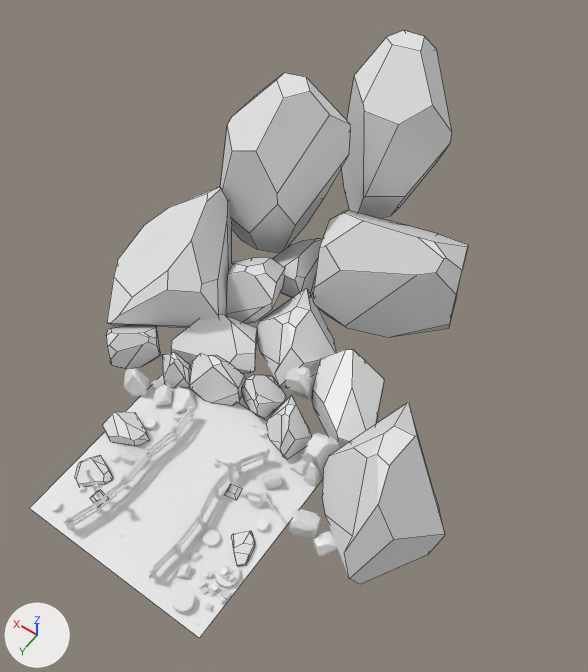
The Blender file 03 - Projects/06 - Portal - Blender - Shader/Blender Files/portal.blend: old version first, new version second.
Rendered twice from a 50 mm camera at (-5.78, 4.63, 13.59) aimed at (-0.3, -3.04, 1.53). Every picture has the same lights, and +X, +Y and +Z are marked at lower left. Mesh edges are drawn as thin lines on the coarser meshes.
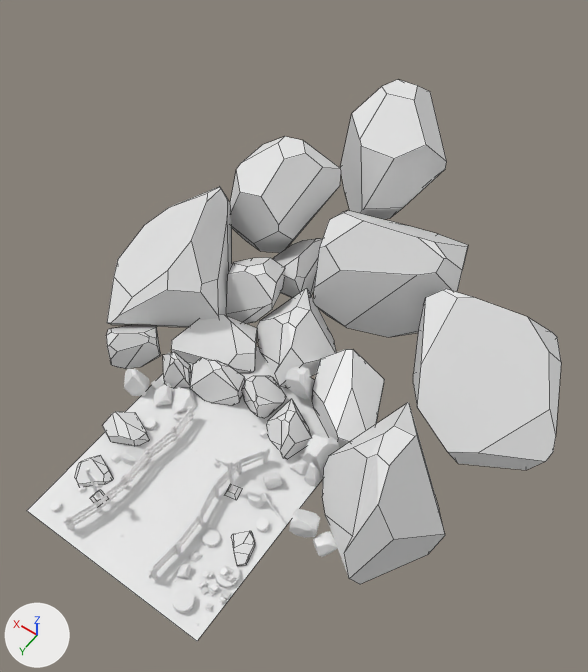
Commit message: Portal starting

Boxes (x1, y1, x2, y2) around the edits, measured in the pictures (588 x 672 px):
```json
{"object": "Plane", "change": "moved, rescaled", "before": [30, 374, 323, 638], "after": [27, 346, 328, 641]}
{"object": "Cube.097", "change": "added", "after": [413, 289, 561, 470]}
{"object": "Cube.091", "change": "rescaled", "before": [220, 73, 351, 253], "after": [230, 136, 341, 253], "on screen": "15% narrower, 35% shorter"}
{"object": "Cube.094", "change": "rescaled", "before": [341, 31, 452, 218], "after": [340, 80, 447, 219], "on screen": "26% shorter"}
{"object": "Cube.074", "change": "rescaled", "before": [189, 353, 245, 405], "after": [190, 357, 245, 405], "on screen": "8% shorter"}
{"object": "Cube.051", "change": "rescaled", "before": [266, 395, 312, 459], "after": [266, 399, 312, 459], "on screen": "6% shorter"}
{"object": "Cube.053", "change": "rescaled", "before": [242, 375, 286, 418], "after": [242, 376, 286, 418]}
```

Scene script edits in JSON lines:
```json
{"op": "set", "path": "ob_plane.location", "old": "(0.0, 0.0, 0.0)", "new": "(0.0, -0.64, 0.0)"}
{"op": "set", "path": "ob_plane.scale", "old": "(2.0, 2.0, 2.0)", "new": "(2.0, 2.7, 2.0)"}
{"op": "set", "path": "ob_cube_051.scale", "old": "(0.415, 0.442, 0.497)", "new": "(0.415, 0.442, 0.378)"}
{"op": "set", "path": "ob_cube_053.scale", "old": "(0.4, 0.4, 0.4)", "new": "(0.4, 0.4, 0.366)"}
{"op": "set", "path": "ob_cube_074.scale", "old": "(0.39, 0.556, 0.525)", "new": "(0.39, 0.556, 0.435)"}
{"op": "set", "path": "ob_cube_091.scale", "old": "(1.22, -0.972, 2.28)", "new": "(1.08, -0.868, 1.48)"}
{"op": "set", "path": "ob_cube_094.scale", "old": "(1.22, -0.972, 2.28)", "new": "(1.22, -0.972, 1.65)"}
{"op": "add", "block": "ob_cube_097", "code": ["ob_cube_097 = bpy.data.objects.new('Cube.097', me_cube_099.copy())  # the mesh of ob_cube_092", "ob_cube_097.location = (-3.62, -4.6, 0.0)", "ob_cube_097.rotation_euler = (0.0, 0.0, 2.081)  # degrees (0, 0, 119)", "ob_cube_097.scale = (1.37, 1.37, 1.37)"]}
```
